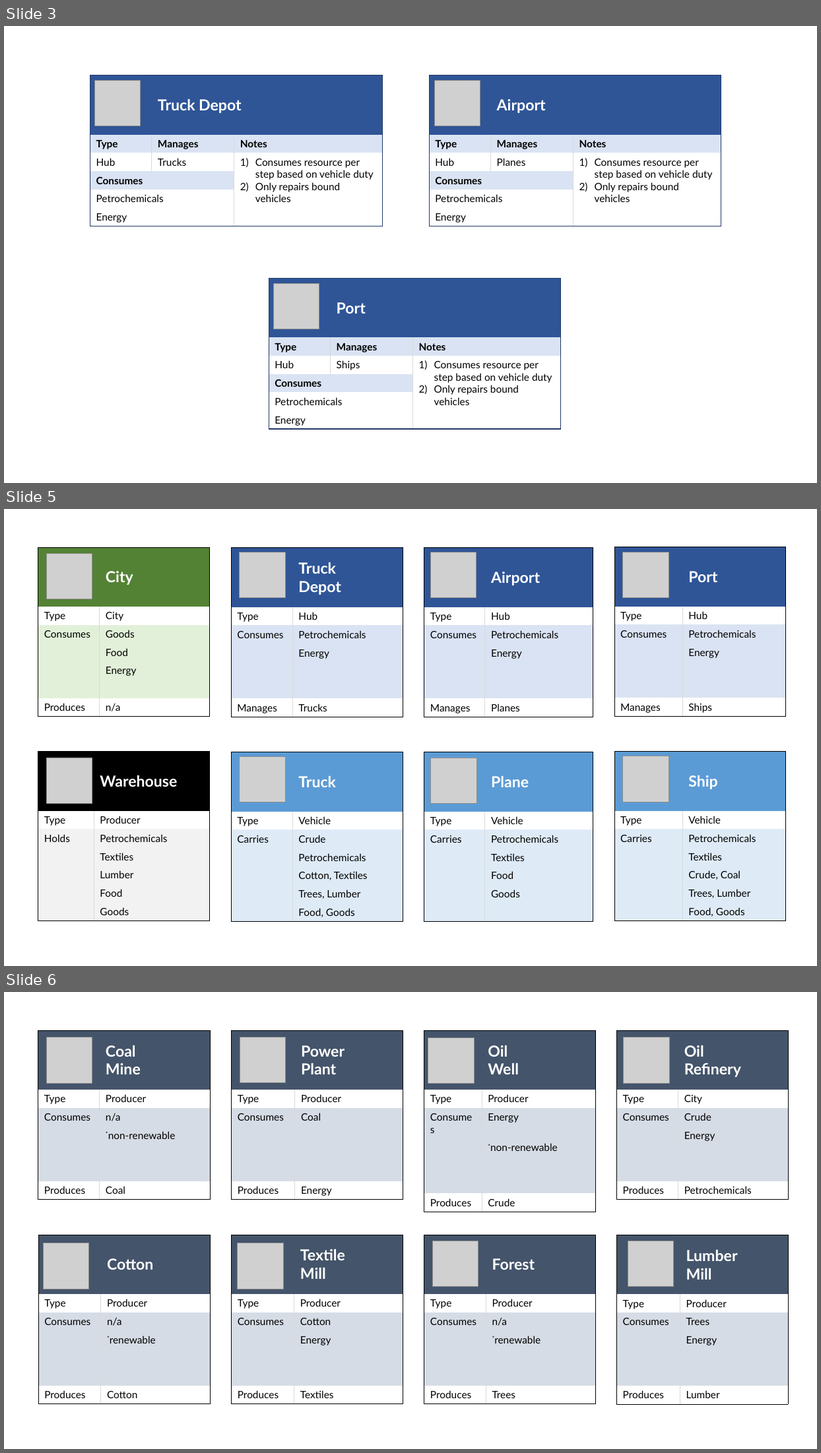
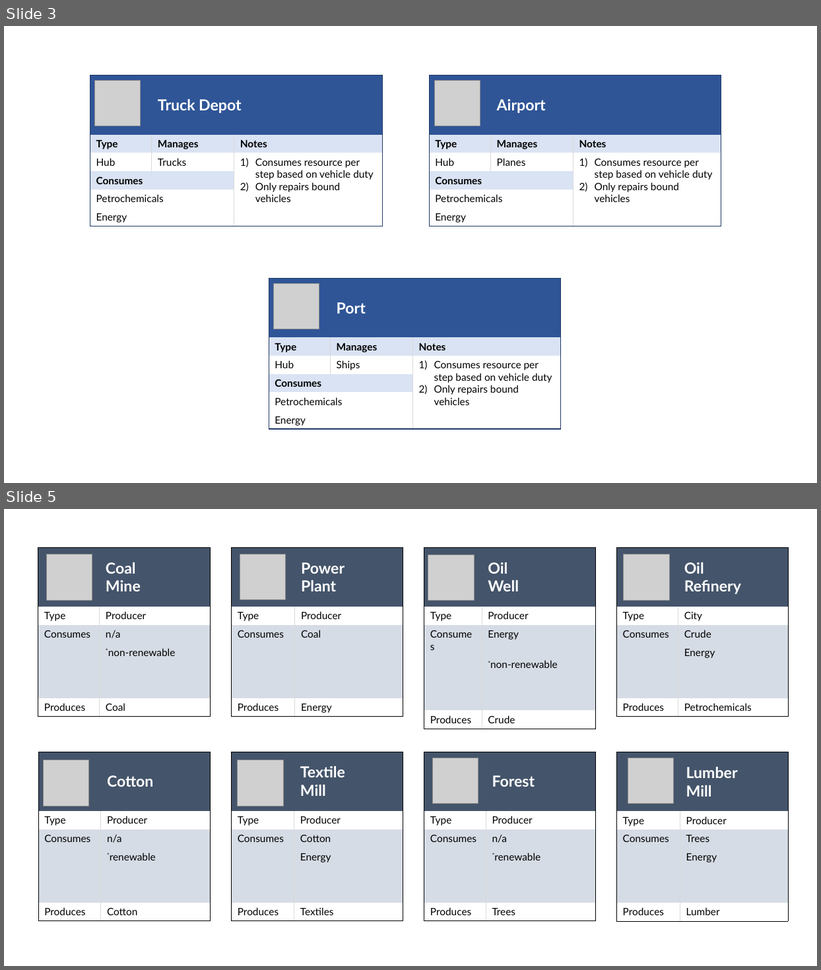
Before and after one commit to maana-io/maana-sim-logistics, a slide deck: v3/assets/map/Default.pptx. Shown one above the other, each under a label of ours: slides 3, 5 and 6 before the commit, slides 3 and 5 after it; the slides between them are not shown. The pictures are 821x1453 and 821x970 pixels, drawn with LibreOffice and Linux fonts; fonts in the diff are those of the drawing; grey boxes stand for pictures. Boxes give left, top, right and bottom in pixels: in the first picture for what was removed or moved away, otherwise in the second. Text is boxed around its words. In the diff, an @@ line names an element or a change of style, - is before the commit and + after.

```diff
--- a/v3/assets/map/Default.pptx
+++ b/v3/assets/map/Default.pptx
@@ slide 5 removed at bbox=[4, 509, 817, 966], background #FFFFFF @@
@@ table removed at bbox=[38, 547, 209, 716], 7 rows, 2 columns @@
- | City
-Type | City
-Consumes | Goods
- | Food
- | Energy
- | 
-Produces | n/a
@@ table removed at bbox=[232, 548, 403, 717], 7 rows, 2 columns @@
- | Truck / Depot
-Type | Hub
-Consumes | Petrochemicals
- | Energy
- | 
- | 
-Manages | Trucks
@@ table removed at bbox=[424, 548, 593, 717], 7 rows, 2 columns @@
- | Airport
-Type | Hub
-Consumes | Petrochemicals
- | Energy
- | 
- | 
-Manages | Planes
@@ table removed at bbox=[614, 547, 786, 716], 7 rows, 2 columns @@
- | Port
-Type | Hub
-Consumes | Petrochemicals
- | Energy
- | 
- | 
-Manages | Ships
@@ picture removed at bbox=[47, 553, 92, 599] @@
@@ picture removed at bbox=[240, 553, 285, 598] @@
@@ picture removed at bbox=[431, 553, 477, 598] @@
@@ picture removed at bbox=[623, 553, 669, 598] @@
@@ table removed at bbox=[38, 752, 210, 921], 7 rows, 2 columns @@
- | Warehouse
-Type | Producer
-Holds | Petrochemicals
- | Textiles
- | Lumber
- | Food
- | Goods
@@ picture removed at bbox=[47, 758, 92, 803] @@
@@ table removed at bbox=[232, 753, 403, 921], 7 rows, 2 columns @@
- | Truck
-Type | Vehicle
-Carries | Crude
- | Petrochemicals
- | Cotton, Textiles
- | Trees, Lumber
- | Food, Goods
@@ picture removed at bbox=[240, 757, 285, 803] @@
@@ table removed at bbox=[424, 753, 593, 921], 7 rows, 2 columns @@
- | Plane
-Type | Vehicle
-Carries | Petrochemicals
- | Textiles
- | Food
- | Goods
- | 
@@ picture removed at bbox=[431, 758, 477, 803] @@
@@ table removed at bbox=[614, 752, 786, 921], 7 rows, 2 columns @@
- | Ship
-Type | Vehicle
-Carries | Petrochemicals
- | Textiles
- | Crude, Coal
- | Trees, Lumber
- | Food, Goods
@@ picture removed at bbox=[623, 757, 669, 803] @@
@@ what was slide 6 is now slide 5 @@
```
Also in this commit, not shown: 2 slides changed.
